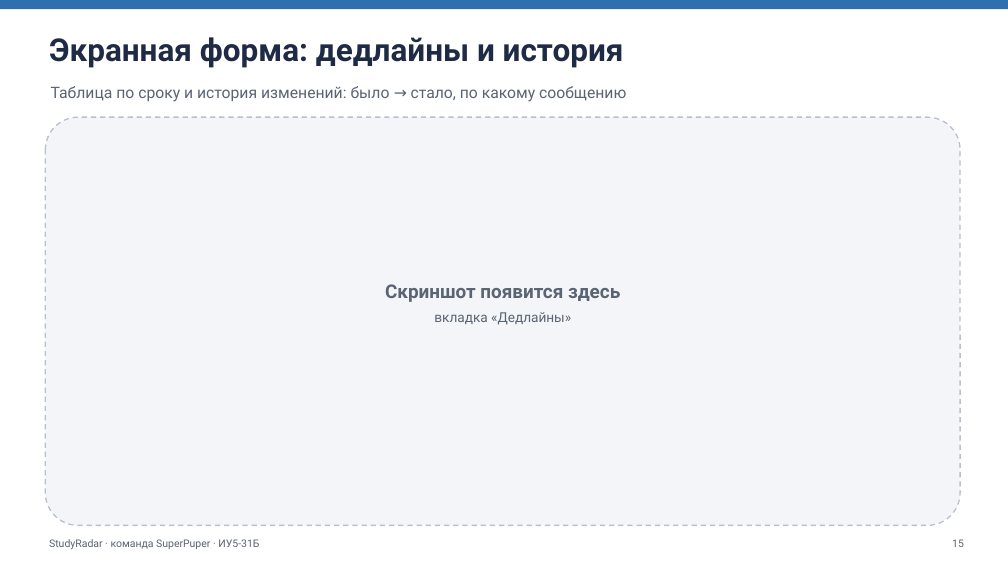
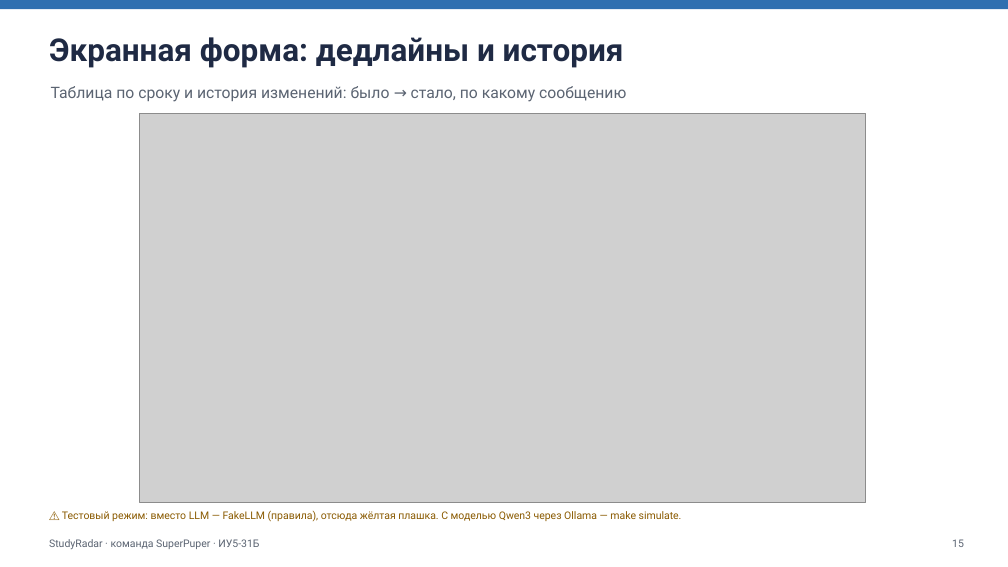
Before and after one commit to winlast/TG_Agent_champ, a slide deck: slide 15 of docs/StudyRadar_presentation.pptx. Drawn at 1008x567 pixels with LibreOffice and Linux fonts; fonts in the diff are those of the drawing; grey boxes stand for pictures. Boxes give left, top, right and bottom in pixels: in the first picture for what was removed or moved away, otherwise in the second. Text is boxed around its words. In the diff, an @@ line names an element or a change of style, - is before the commit and + after.

Commit message:
Презентация со скриншотами, статус проекта, безопасные настройки для Claude Code, keep_alive 5m

```diff
--- a/docs/StudyRadar_presentation.pptx
+++ b/docs/StudyRadar_presentation.pptx
@@ rounded rectangle removed at [45,117,960,526] @@
@@ picture added at [140,113,866,503] @@
@@ text removed at [385,284,620,325] @@
-Скриншот появится здесь
-вкладка «Дедлайны»
@@ text added at [62,511,682,521], 10 pt, text #8A5A00 @@
+⚠ Тестовый режим: вместо LLM — FakeLLM (правила), отсюда жёлтая плашка. С моделью Qwen3 через Ollama — make simulate.
```
Also in this commit, not shown: 8 other slides changed, 20 other files.
